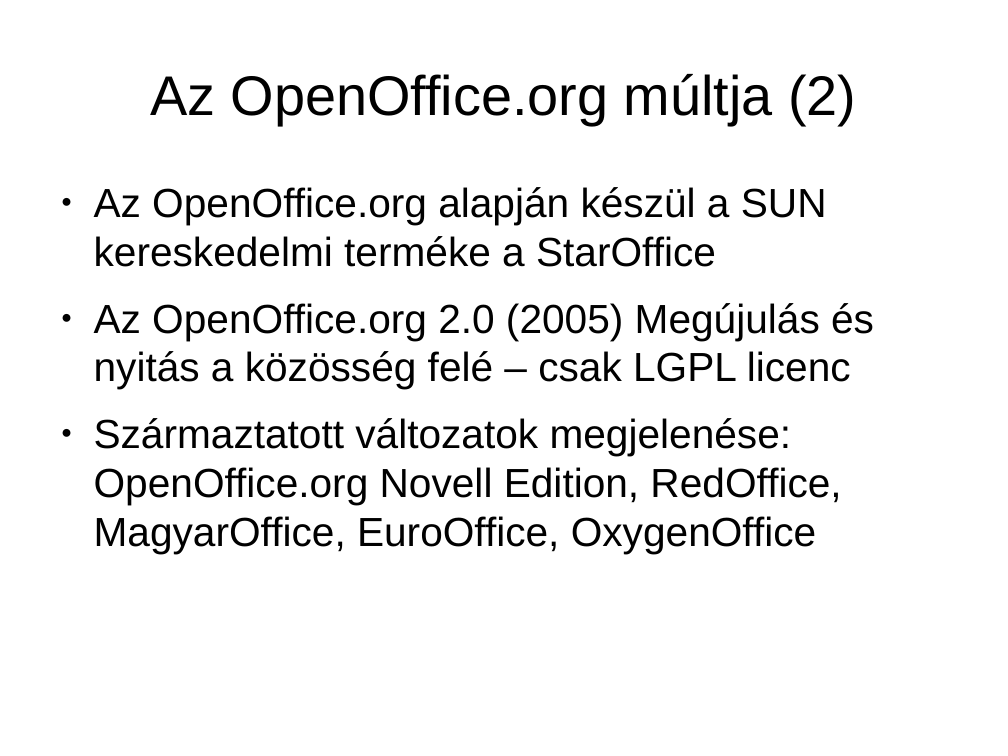
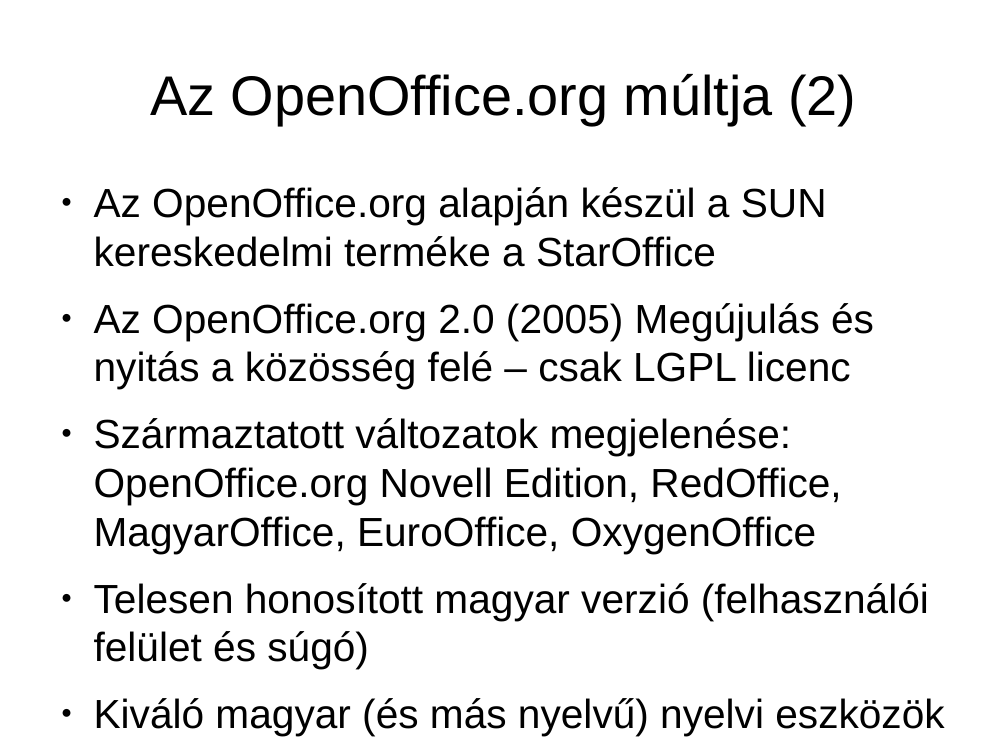
Before and after one commit to KAMI911/oxygenoffice, a slide deck: slide 6 of documents/marketing/hu/OpenOffice.org3_ujdonsagai.odp (slide 5 before the commit). Drawn at 1008x756 pixels with LibreOffice and Linux fonts; fonts in the diff are those of the drawing. Boxes give left, top, right and bottom in pixels: in the first picture for what was removed or moved away, otherwise in the second. Text is boxed around its words. In the diff, an @@ line names an element or a change of style, - is before the commit and + after.

```diff
--- a/documents/marketing/hu/OpenOffice.org3_ujdonsagai.odp
+++ b/documents/marketing/hu/OpenOffice.org3_ujdonsagai.odp
@@ text at box(94, 583, 944, 736): paragraphs added @@
+● Telesen honosított magyar verzió (felhasználói felület és súgó)
+● Kiváló magyar (és más nyelvű) nyelvi eszközök
```
Also in this commit, not shown: 5 other slides changed, 2 slides added.
